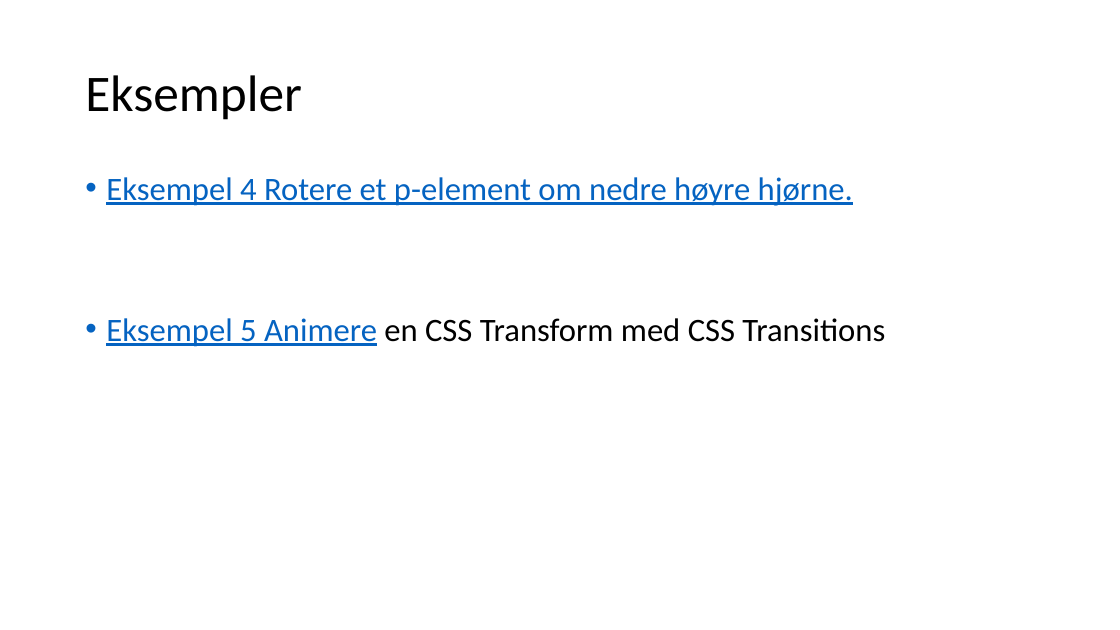
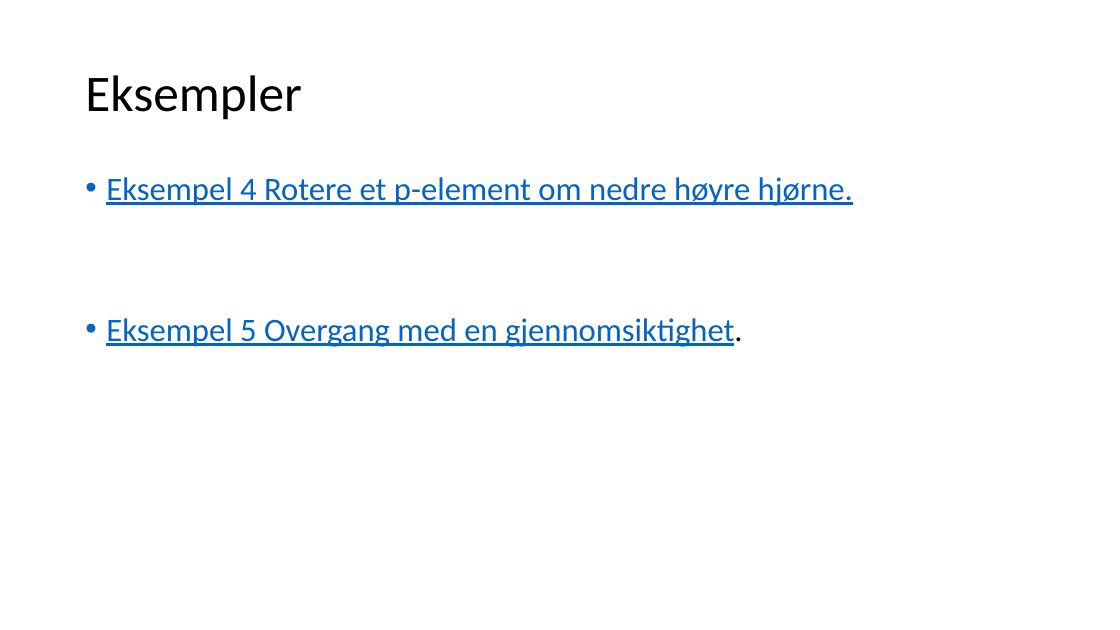
Before and after one commit to AizanM/IT2, a slide deck: slide 10 of Uke 5/Uke5-Presentasjon.pptx. Drawn at 1120x630 pixels with LibreOffice and Linux fonts; fonts in the diff are those of the drawing. Boxes give left, top, right and bottom in pixels: in the first picture for what was removed or moved away, otherwise in the second. Text is boxed around its words. In the diff, an @@ line names an element or a change of style, - is before the commit and + after.

```diff
--- a/Uke 5/Uke5-Presentasjon.pptx
+++ b/Uke 5/Uke5-Presentasjon.pptx
@@ text at box(106, 318, 743, 347): text changed; text colour #000000 to #0563C1 @@
-• Eksempel 5 Animere en CSS Transform med CSS Transitions
+• Eksempel 5 Overgang med en gjennomsiktighet.
```
Also in this commit, not shown: 3 other slides changed, 1 other file.
